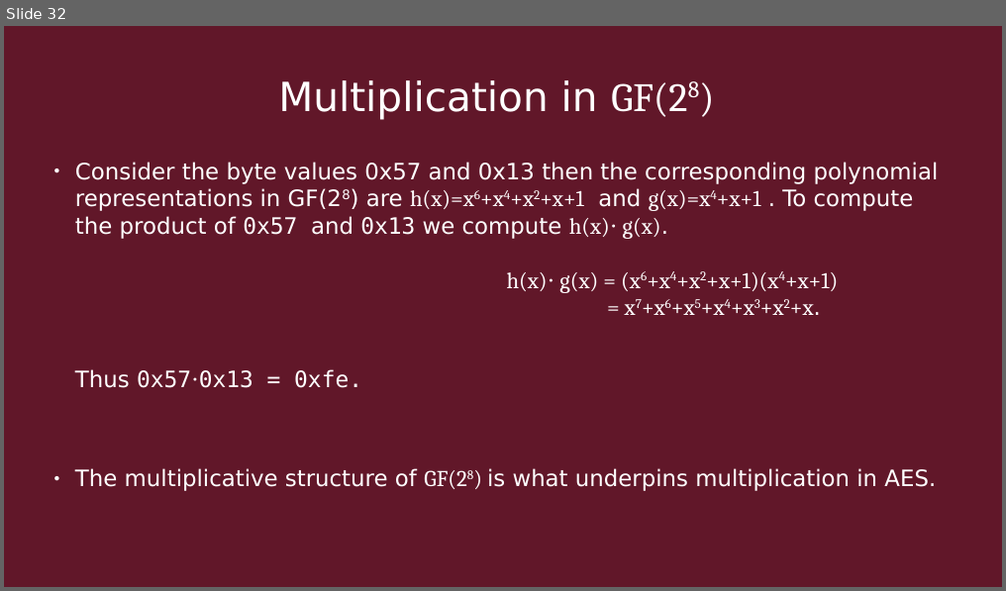
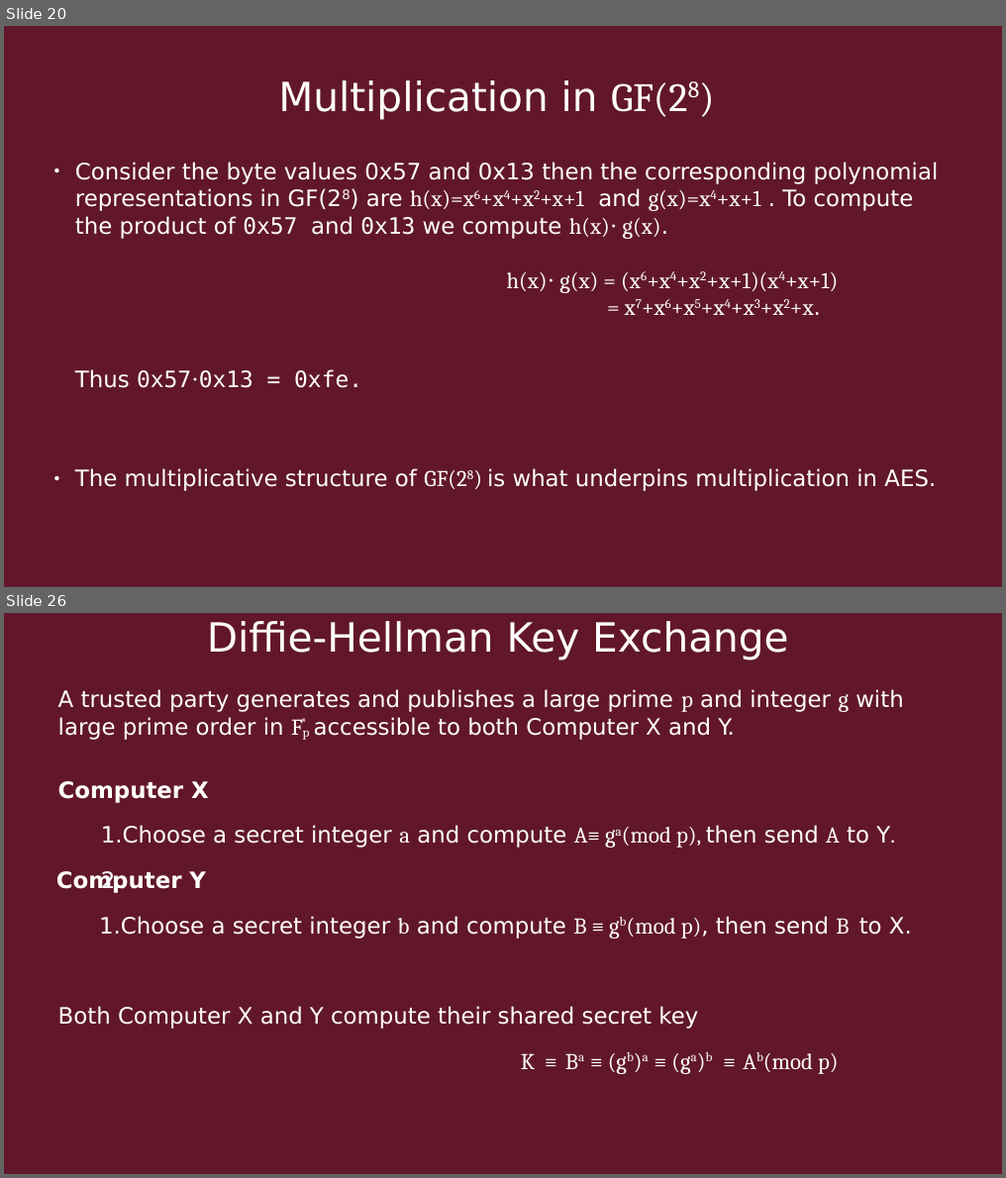
Before and after one commit to Quin-Darcy/seccom, a slide deck: presentation/cryptography_and_network_protocols.odp. Shown one above the other, each under a label of ours: slide 32 before the commit, slides 20 and 26 after it; the slides between them are not shown. The pictures are 1006x591 and 1006x1178 pixels, drawn with LibreOffice and Linux fonts; fonts in the diff are those of the drawing. Boxes give left, top, right and bottom in pixels: in the first picture for what was removed or moved away, otherwise in the second. Text is boxed around its words. In the diff, an @@ line names an element or a change of style, - is before the commit and + after.

```diff
--- a/presentation/cryptography_and_network_protocols.odp
+++ b/presentation/cryptography_and_network_protocols.odp
@@ slide 26 added at [4,613,1002,1174], background #611729 @@
@@ title added at [207,621,789,661], 32 pt, text #FFFFFF @@
+Diffie-Hellman Key Exchange
@@ text added at [58,689,903,740], 18 pt, text #FFFFFF @@
+A trusted party generates and publishes a large prime p and integer g with large prime order in Fp * accessible to both Computer X and Y.
@@ text added at [58,781,895,848], 18 pt, text #FFFFFF @@
+Computer X
+    1. Choose a secret integer a and compute A≡ ga(mod p), then send A to Y.
@@ text added at [56,871,912,939], 18 pt, text #FFFFFF @@
+Computer Y
+    1. Choose a secret integer b and compute B ≡ gb(mod p), then send B to X.
@@ text added at [58,1006,839,1074], 18 pt, text #FFFFFF @@
+Both Computer X and Y compute their shared secret key
+K ≡ Ba ≡ (gb)a ≡ (ga)b ≡ Ab(mod p)
@@ what was slide 32 is now slide 20 @@
```
Also in this commit, not shown: 7 slides changed, 3 other slides added, 8 slides removed, 1 other file.
